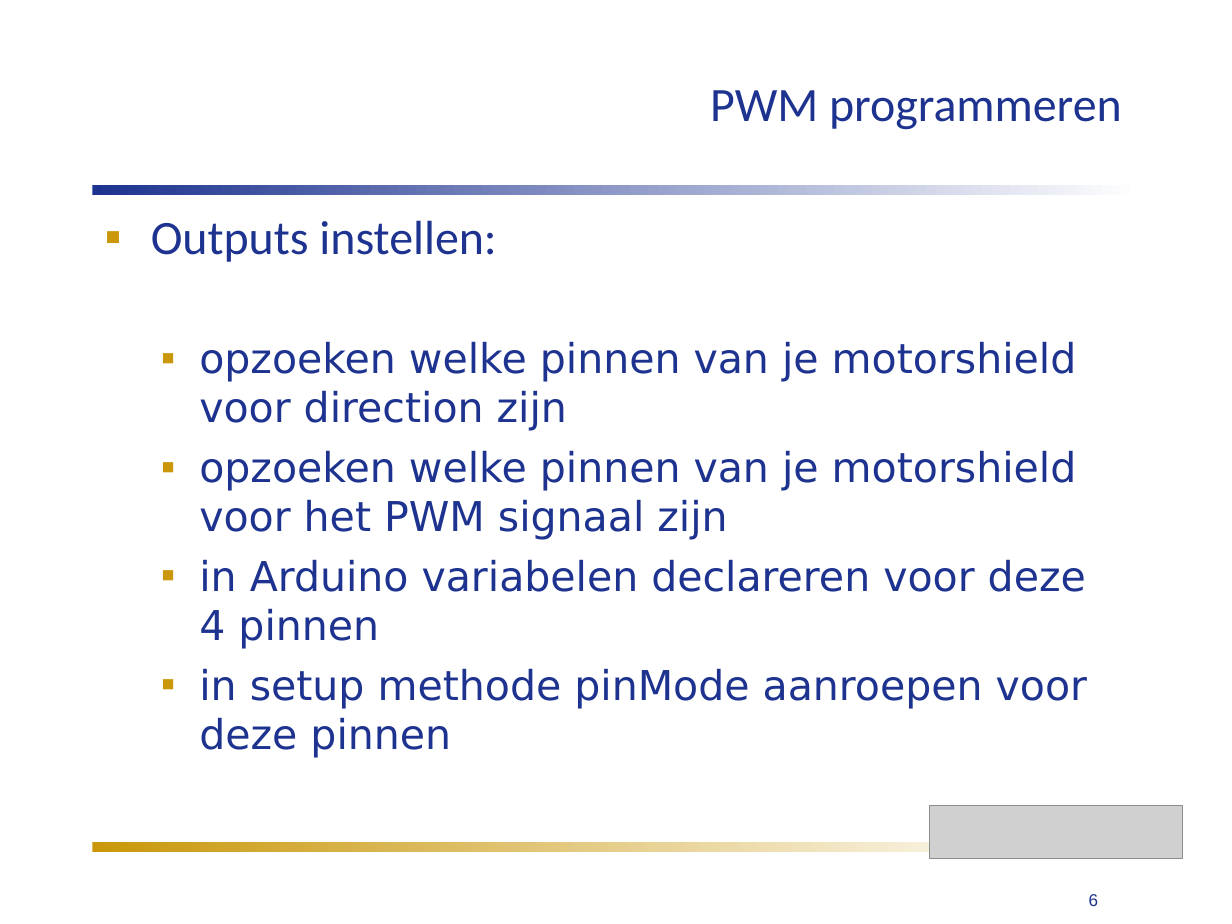
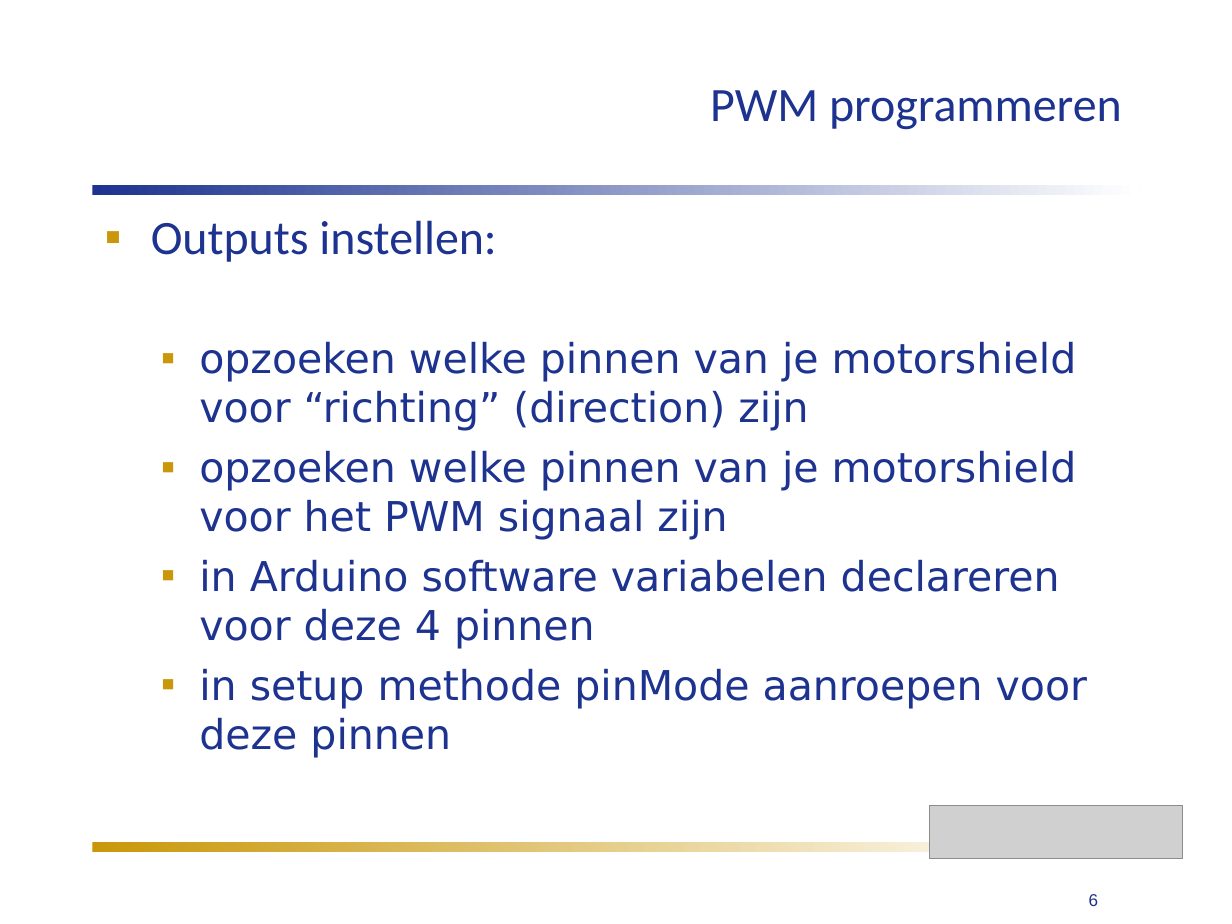
Before and after one commit to humiq/Greendevelopment, a slide deck: slide 6 of trunk/documents/Colleges/ISIROB College 4.ppt. Drawn at 1232x924 pixels with LibreOffice and Linux fonts; fonts in the diff are those of the drawing; grey boxes stand for pictures. Boxes give left, top, right and bottom in pixels: in the first picture for what was removed or moved away, otherwise in the second. Text is boxed around its words. In the diff, an @@ line names an element or a change of style, - is before the commit and + after.

```diff
--- a/trunk/documents/Colleges/ISIROB College 4.ppt
+++ b/trunk/documents/Colleges/ISIROB College 4.ppt
@@ text at (199,341,1077,431): text changed @@
-  ▪ opzoeken welke pinnen van je motorshield voor direction zijn
+  ▪ opzoeken welke pinnen van je motorshield voor “richting” (direction) zijn
@@ text at (199,559,1060,649): text changed @@
-  ▪ in Arduino variabelen declareren voor deze 4 pinnen
+  ▪ in Arduino software variabelen declareren voor deze 4 pinnen
```
Also in this commit, not shown: 3 other slides changed, 2 other files.
